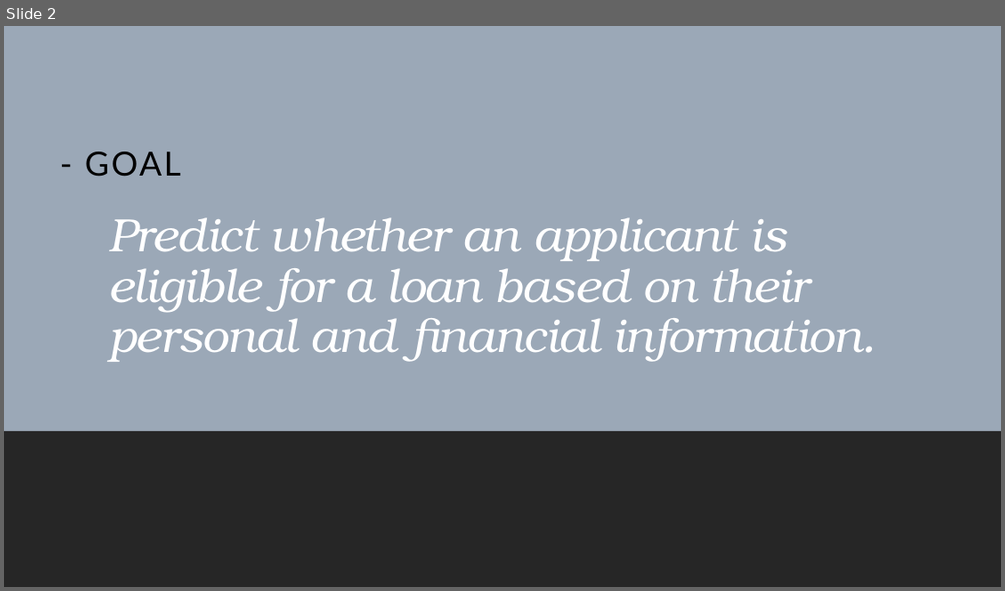
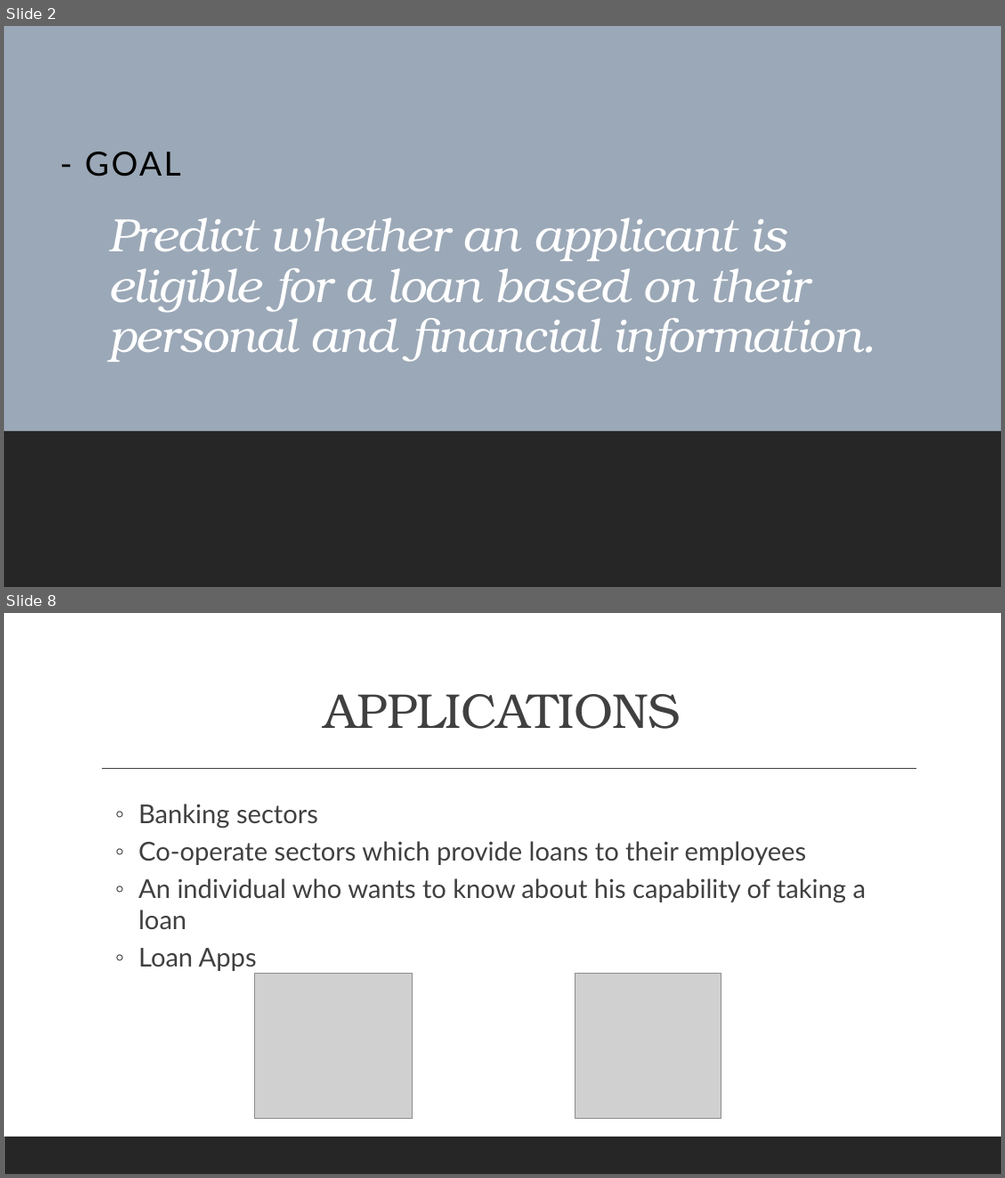
Before and after one commit to MuhammadWaqiShakil/AI-Project, a slide deck: Project AI/AI Presentation.pptx. Shown one above the other, each under a label of ours: slide 2 before the commit, slides 2 and 8 after it; the slides between them are not shown. The pictures are 1005x591 and 1005x1178 pixels, drawn with LibreOffice and Linux fonts; fonts in the diff are those of the drawing; grey boxes stand for pictures. Boxes give left, top, right and bottom in pixels: in the first picture for what was removed or moved away, otherwise in the second. Text is boxed around its words. In the diff, an @@ line names an element or a change of style, - is before the commit and + after.

```diff
--- a/Project AI/AI Presentation.pptx
+++ b/Project AI/AI Presentation.pptx
@@ slide 8 added at (4,613,1001,1174), background #FFFFFF; not listed: 1 template element that a slide beside it also shows @@
@@ title added at (324,694,680,729), 47 pt, text #404040 @@
+APPLICATIONS
@@ line added from (102, 769) to (917, 769), #404040 1 pt @@
@@ text added at (138,803,866,971), 25 pt, text #404040 @@
+  ◦ Banking sectors
+  ◦ Co-operate sectors which provide loans to their employees
+  ◦ An individual who wants to know about his capability of taking a loan
+  ◦ Loan Apps
@@ picture added at (254,973,413,1119) @@
@@ picture added at (575,973,721,1119) @@
```
Also in this commit, not shown: 6 other slides added, 1 slide removed.
